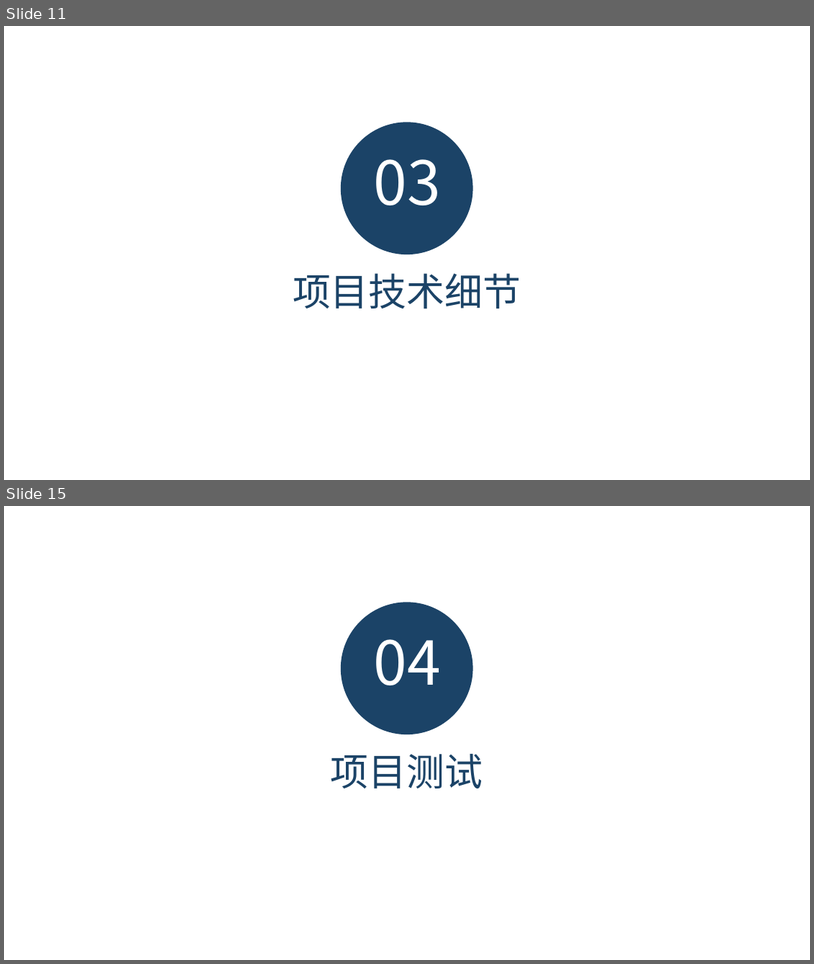
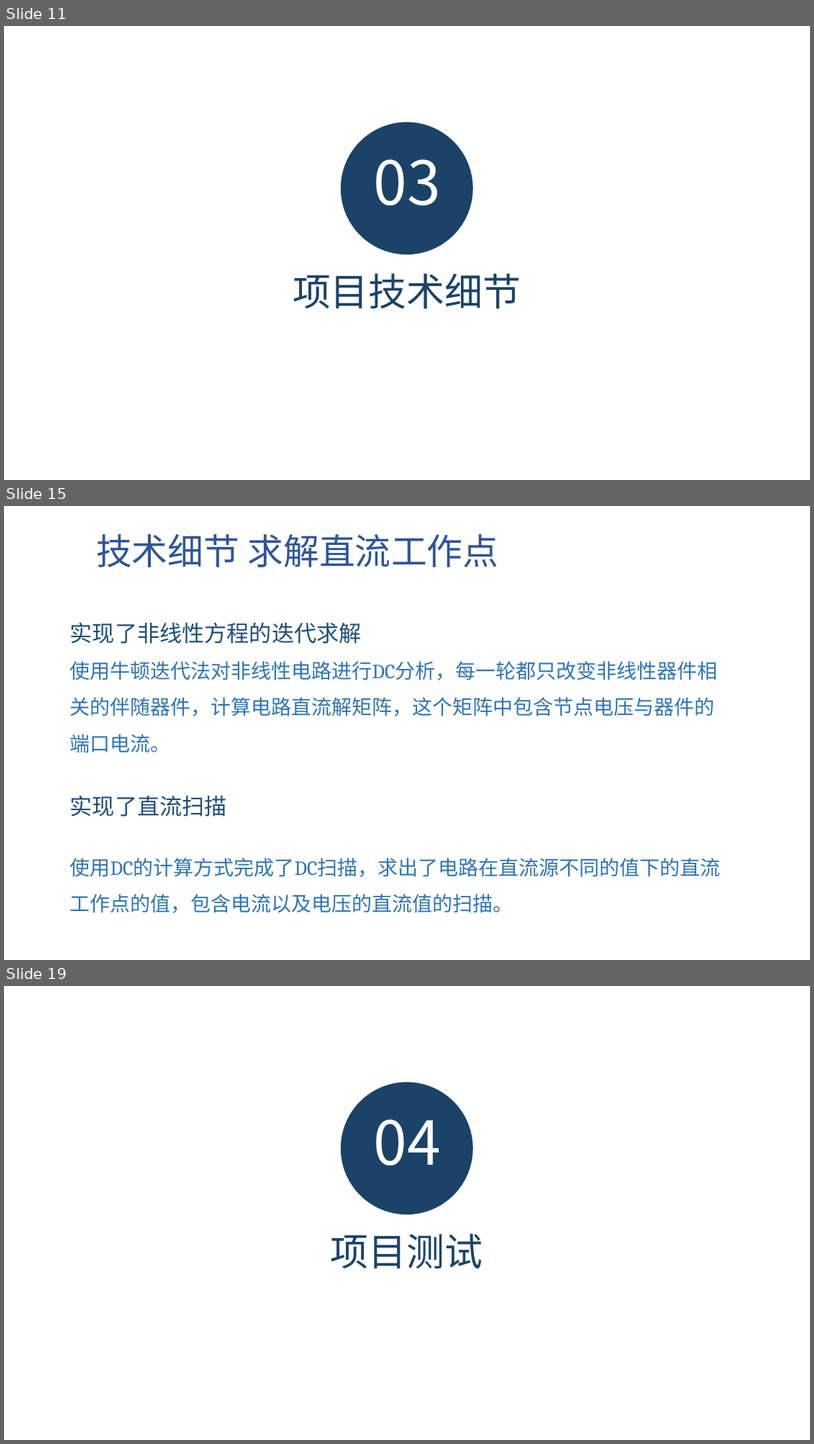
Before and after one commit to shifengzhicheng/FUDAN_ANALOG_EDA_MATLAB_SPICE, a slide deck: 基于MATLAB实现的模拟电路SPICE工具.pptx. Shown one above the other, each under a label of ours: slides 11 and 15 before the commit, slides 11, 15 and 19 after it; the slides between them are not shown. The pictures are 814x964 and 814x1444 pixels, drawn with LibreOffice and Linux fonts; fonts in the diff are those of the drawing; background and template pictures are left out. Boxes give left, top, right and bottom in pixels: in the first picture for what was removed or moved away, otherwise in the second. Text is boxed around its words. In the diff, an @@ line names an element or a change of style, - is before the commit and + after.

```diff
--- a/基于MATLAB实现的模拟电路SPICE工具.pptx
+++ b/基于MATLAB实现的模拟电路SPICE工具.pptx
@@ slide 15 added at (4,506,810,960), background picture (left out) @@
@@ text added at (96,534,499,567), 32 pt, text #2F5597 @@
+技术细节 求解直流工作点
@@ text added at (70,622,721,913), 18 pt, text #2E75B6 @@
+实现了非线性方程的迭代求解
+使用牛顿迭代法对非线性电路进行DC分析，每一轮都只改变非线性器件相关的伴随器件，计算电路直流解矩阵，这个矩阵中包含节点电压与器件的端口电流。
+实现了直流扫描
+使用DC的计算方式完成了DC扫描，求出了电路在直流源不同的值下的直流工作点的值，包含电流以及电压的直流值的扫描。
@@ what was slide 15 is now slide 19 @@
```
Also in this commit, not shown: 3 slides changed, 3 other slides added, 1 other file.
